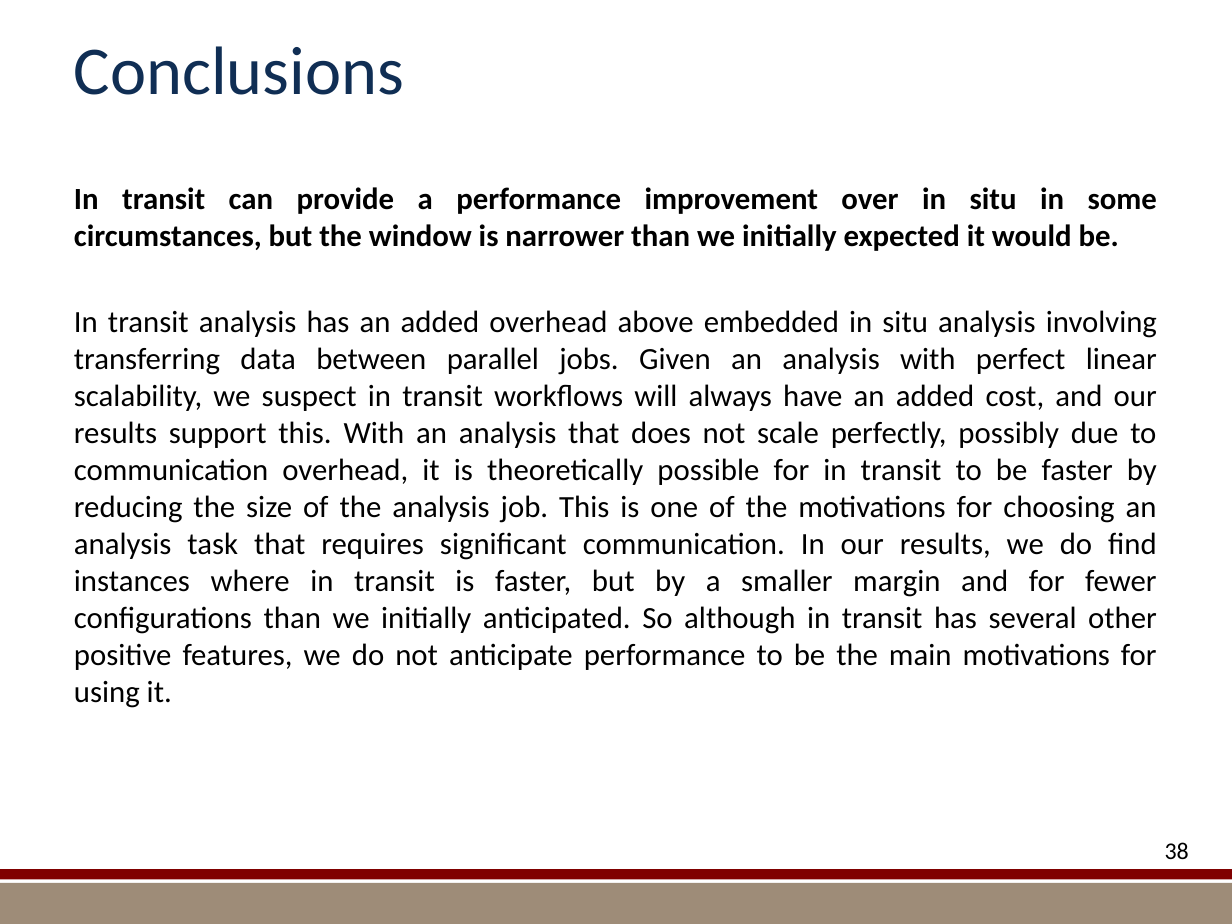
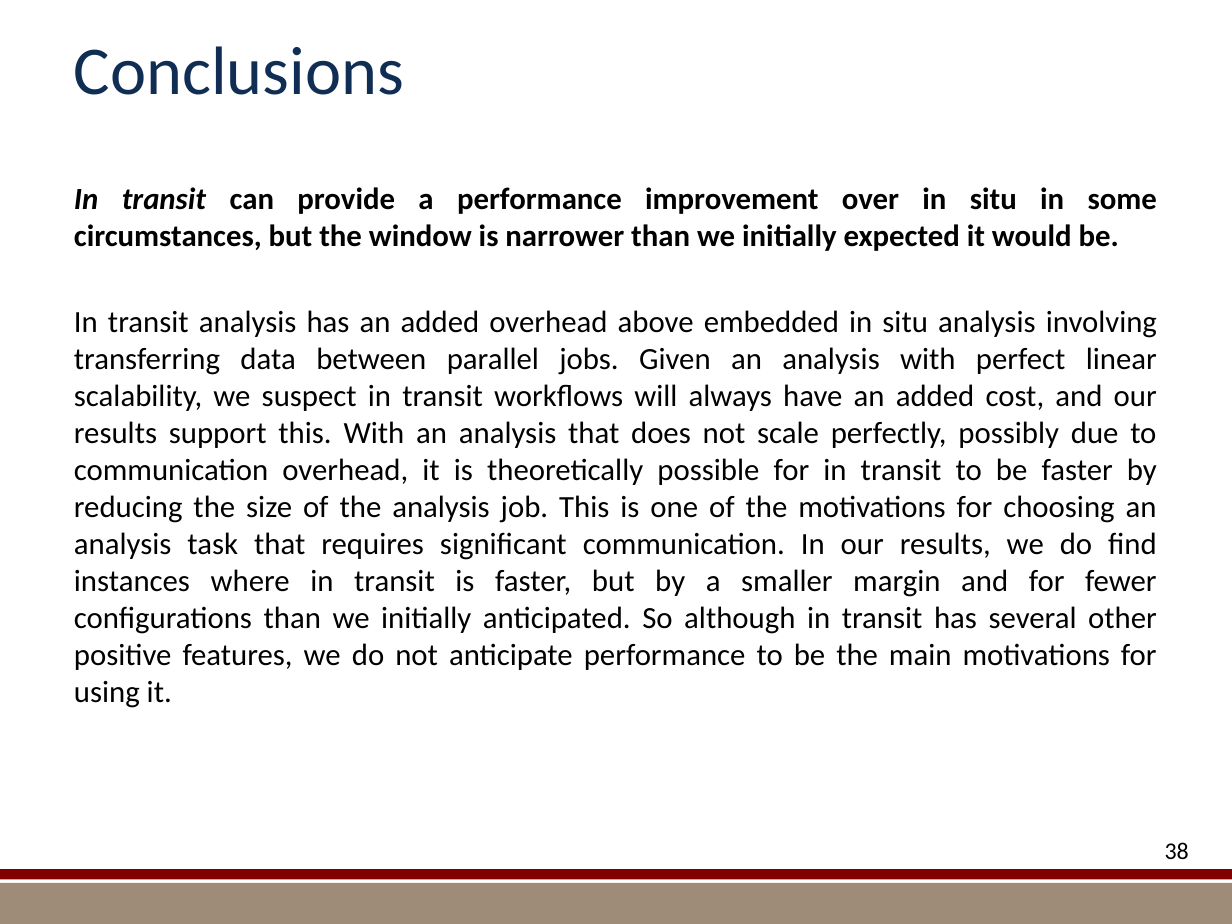
Before and after one commit to kmorel-papers/MilestoneFY13, a slide deck: slide 38 of Summary/SummarySlides.pptx. Drawn at 1232x924 pixels with LibreOffice and Linux fonts; fonts in the diff are those of the drawing; background and template pictures are left out. Boxes give left, top, right and bottom in pixels: in the first picture for what was removed or moved away, otherwise in the second. Text is boxed around its words. In the diff, an @@ line names an element or a change of style, - is before the commit and + after.

```diff
--- a/Summary/SummarySlides.pptx
+++ b/Summary/SummarySlides.pptx
@@ text at [74, 187, 1157, 251]: italic on in "In transit" @@
```
Also in this commit, not shown: 1 slide added, 1 other file.
